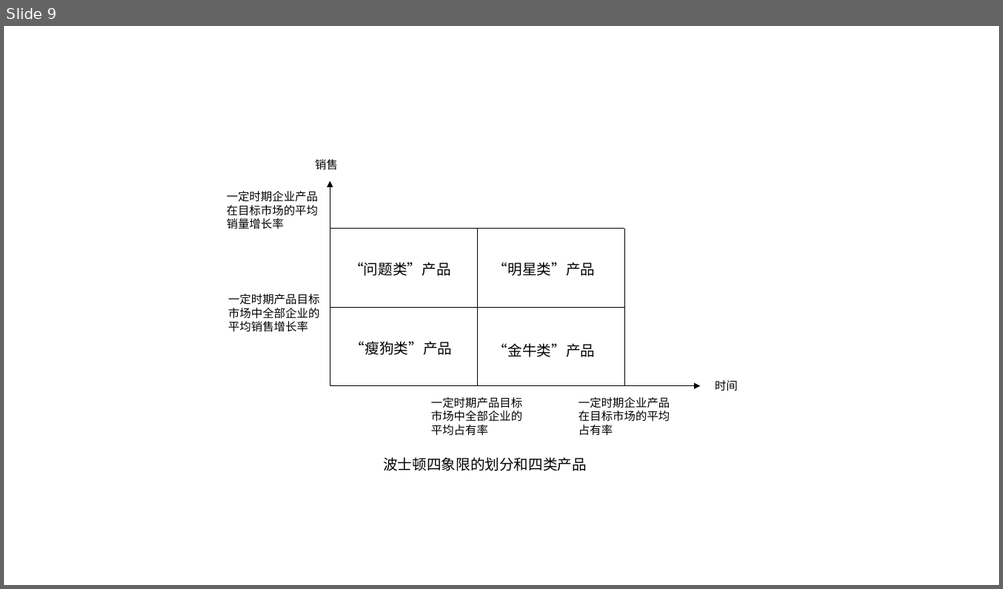
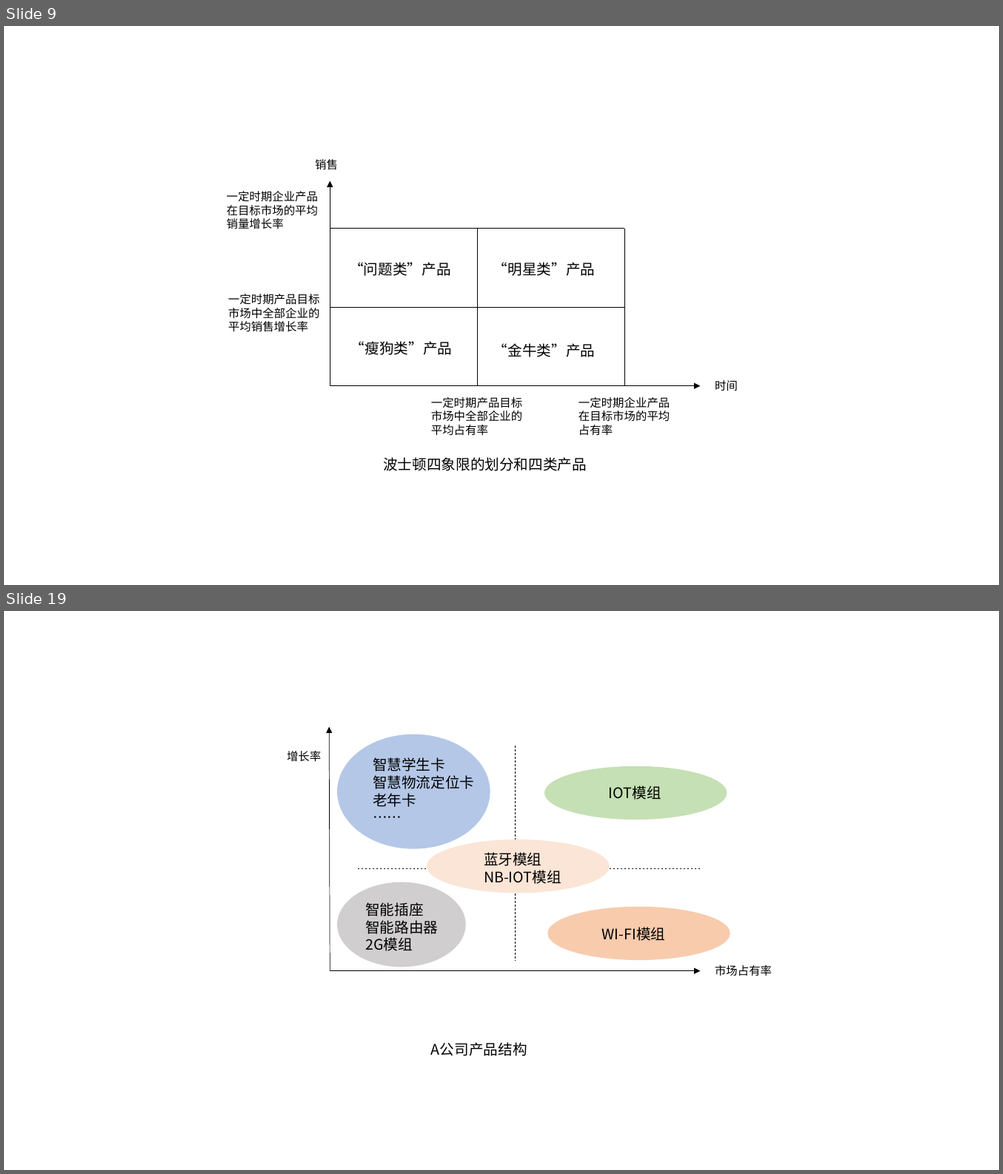
Before and after one commit to MarioYoung/lunwen, a slide deck: 图例集合.pptx. Shown one above the other, each under a label of ours: slide 9 before the commit, slides 9 and 19 after it; the slides between them are not shown. The pictures are 1003x589 and 1003x1174 pixels, drawn with LibreOffice and Linux fonts; fonts in the diff are those of the drawing. Boxes give left, top, right and bottom in pixels: in the first picture for what was removed or moved away, otherwise in the second. Text is boxed around its words. In the diff, an @@ line names an element or a change of style, - is before the commit and + after.

```diff
--- a/图例集合.pptx
+++ b/图例集合.pptx
@@ slide 19 added at (x1=4, y1=611, x2=999, y2=1170), background #FFFFFF @@
@@ arrow added from (330, 971) to (330, 726), #000000 0.5 pt @@
@@ ellipse added at (x1=337, y1=734, x2=489, y2=849), fill #B4C7E7 @@
@@ text added at (x1=287, y1=751, x2=321, y2=762), 11 pt, text #000000 @@
+增长率
@@ text added at (x1=373, y1=758, x2=475, y2=807), 14 pt, text #000000 @@
+智慧学生卡
+智慧物流定位卡
+老年卡
+……
@@ line added from (515, 745) to (515, 961), #000000 0.5 pt dashed @@
@@ ellipse added at (x1=544, y1=766, x2=727, y2=820), fill #C5E0B4 @@
@@ text added at (x1=609, y1=786, x2=661, y2=800), 14 pt, text #000000 @@
+IOT模组
@@ ellipse added at (x1=427, y1=840, x2=609, y2=894), fill #FBE5D6 @@
@@ text added at (x1=484, y1=852, x2=561, y2=884), 14 pt, text #000000 @@
+蓝牙模组
+NB-IOT模组
@@ line added from (700, 869) to (358, 869), #000000 0.5 pt dashed @@
@@ ellipse added at (x1=337, y1=883, x2=465, y2=968), fill #D0CECE @@
@@ text added at (x1=365, y1=903, x2=438, y2=951), 14 pt, text #000000 @@
+智能插座
+智能路由器
+2G模组
@@ ellipse added at (x1=547, y1=907, x2=730, y2=961), fill #F8CBAD @@
@@ text added at (x1=602, y1=927, x2=666, y2=941), 14 pt, text #000000 @@
+WI-FI模组
@@ text added at (x1=714, y1=965, x2=771, y2=977), 11 pt, text #000000 @@
+市场占有率
@@ arrow added from (330, 971) to (700, 971), #000000 0.5 pt @@
@@ text added at (x1=431, y1=1042, x2=527, y2=1056), 14 pt, text #000000 @@
+A公司产品结构
```
Also in this commit, not shown: 12 other slides added, 2 other files.
